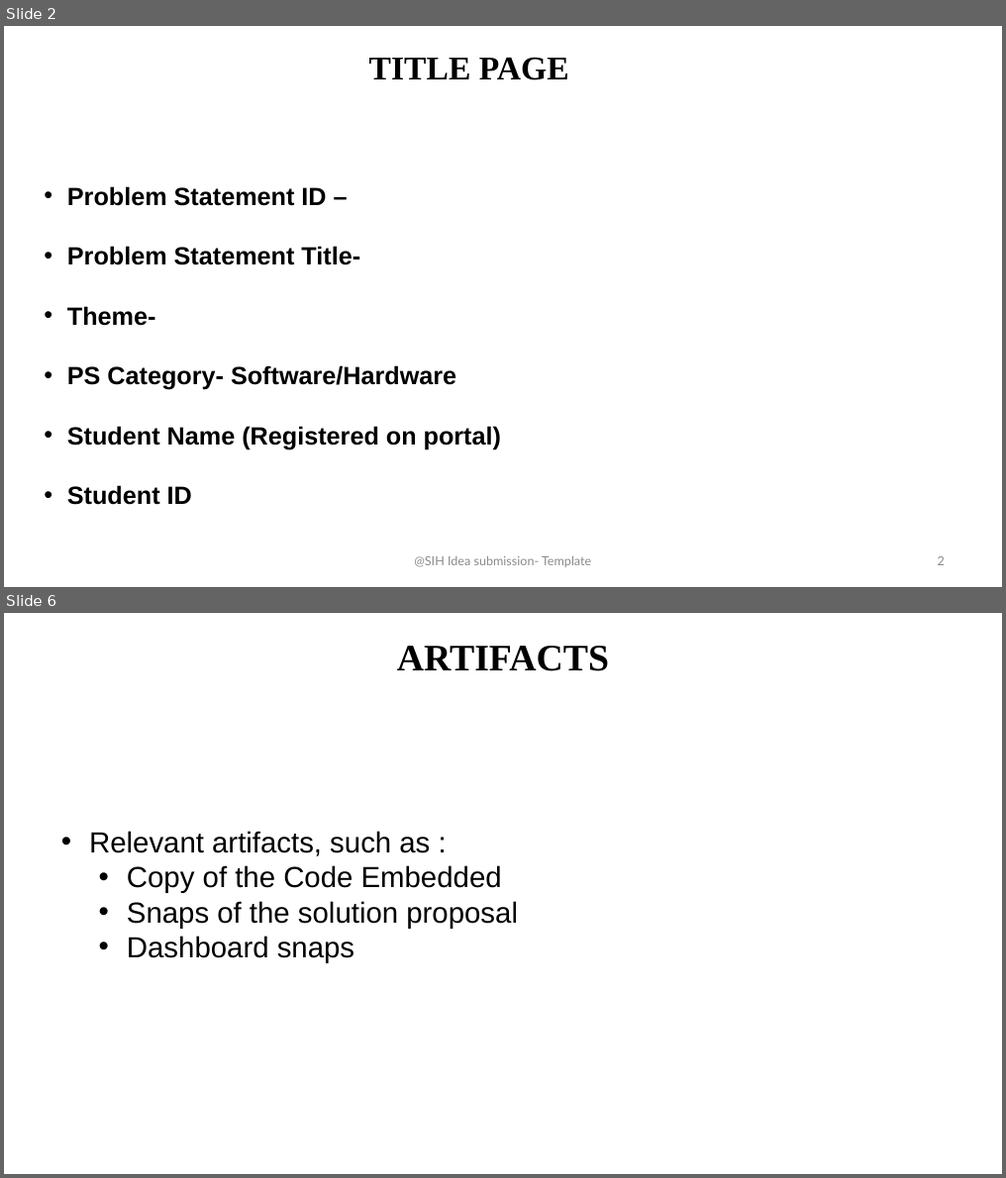
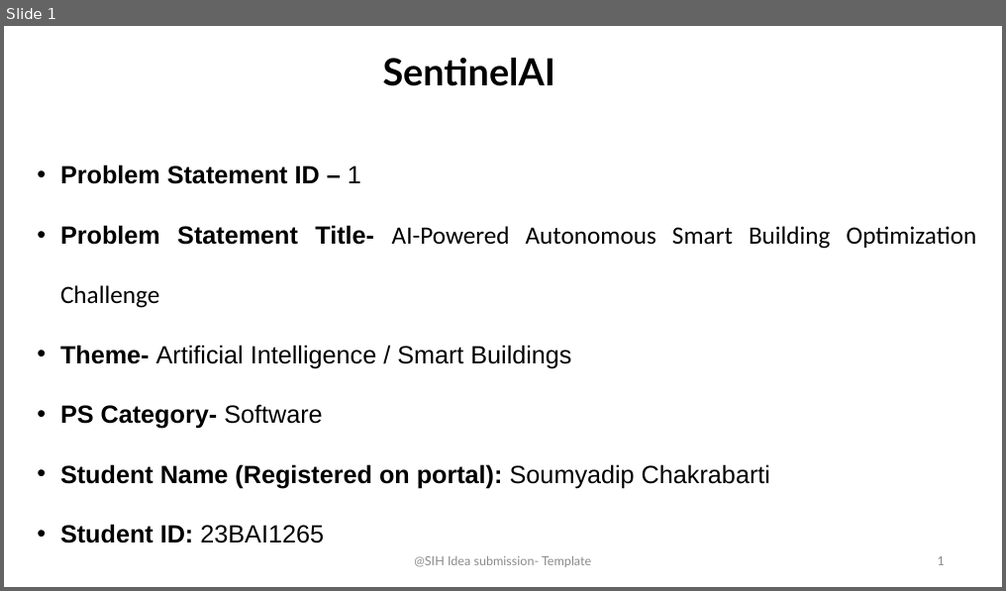
Before and after one commit to APEXPRE123207/Sentinel_BMS_AI, a slide deck: deliverables/SentinelAI_BMS_Presentation.pptx. Shown one above the other, each under a label of ours: slides 2 and 6 before the commit, slide 1 after it; the slides between them are not shown. The pictures are 1006x1178 and 1006x591 pixels, drawn with LibreOffice and Linux fonts; fonts in the diff are those of the drawing. Boxes give left, top, right and bottom in pixels: in the first picture for what was removed or moved away, otherwise in the second. Text is boxed around its words. In the diff, an @@ line names an element or a change of style, - is before the commit and + after.

```diff
--- a/deliverables/SentinelAI_BMS_Presentation.pptx
+++ b/deliverables/SentinelAI_BMS_Presentation.pptx
@@ slide 6 removed at <box>4,613,1002,1174</box>, background #FFFFFF @@
@@ title removed at <box>397,646,609,671</box> @@
-ARTIFACTS
@@ text removed at <box>89,831,518,963</box> @@
-• Relevant artifacts, such as :
-  • Copy of the Code Embedded
-  • Snaps of the solution proposal
-  • Dashboard snaps
@@ what was slide 2 is now slide 1 @@
@@ slide 1 changed as well @@
@@ text at <box>383,58,555,86</box>: text changed; size 32 to 36 pt; font Times New Roman to Lato @@
-TITLE PAGE
+SentinelAI
@@ text at <box>60,165,977,544</box>: text changed; bold off @@
-• Problem Statement ID –
-• Problem Statement Title-
-• Theme-
-• PS Category- Software/Hardware
-• Student Name (Registered on portal)
-• Student ID
+• Problem Statement ID – 1
+• Problem Statement Title- AI-Powered Autonomous Smart Building Optimization Challenge
+• Theme- Artificial Intelligence / Smart Buildings
+• PS Category- Software
+• Student Name (Registered on portal): Soumyadip Chakrabarti
+• Student ID: 23BAI1265
@@ page number at <box>938,557,944,566</box>: text changed @@
-2
+1
```
Also in this commit, not shown: 2 other slides changed, 3 slides added, 3 other slides removed, 13 other files.
